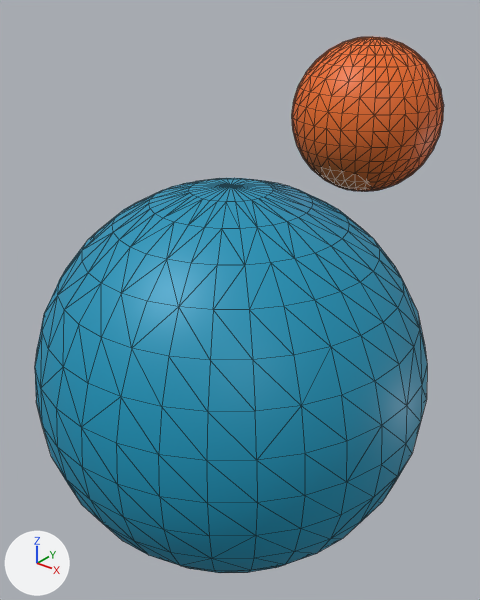
What one commit did to the glTF model vigetpic/3dlogo.gltf.
Camera for both pictures: a 50 mm camera at (1.91, -2.32, 1.89) aimed at (-0.25, 0.37, 0.22). The axes (+X, +Y, +Z) are drawn at lower left. The lights are the same throughout. Mesh edges are drawn as thin lines.

Before the edit, the objects in view are built like this:
```python
me_sphere = bpy.data.meshes.new('Sphere')
me_sphere.from_pydata(...)  # a UV sphere (32 segments, 16 rings, poles along z) spanning x -1.0..1.0, y -1.0..1.0, z -1.0..1.0
me_sphere.materials.append(mat_material_001)
me_sphere_001 = bpy.data.meshes.new('Sphere.001')
me_sphere_001.from_pydata(...)  # a UV sphere (32 segments, 16 rings, poles along z) spanning x -1.0..1.0, y -1.0..1.0, z -1.0..1.0
me_sphere_001.materials.append(mat_material_002)  # picture img_material_002
ob_sphere = bpy.data.objects.new('Sphere', me_sphere)
ob_sphere.location = (-0.01, 0.005, 0.022)
ob_sphere_001 = bpy.data.objects.new('Sphere.001', me_sphere_001)
ob_sphere_001.location = (-0.018, 1.276, 1.152)
ob_sphere_001.scale = (-0.439, -0.439, -0.439)
```
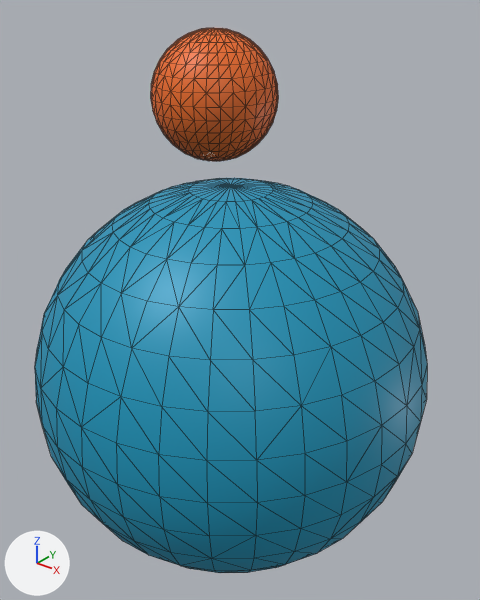
Boxes (x1, y1, x2, y2) around the edits, measured in the pictures (480 x 600 px):
```json
{"object": "Sphere.001", "change": "moved", "before": [292, 37, 444, 191], "after": [151, 28, 278, 161]}
```

Scene script edits in JSON lines:
```json
{"op": "set", "path": "ob_sphere_001.location", "old": "(-0.018, 1.276, 1.152)", "new": "(-1.194, 1.276, 1.152)"}
```
